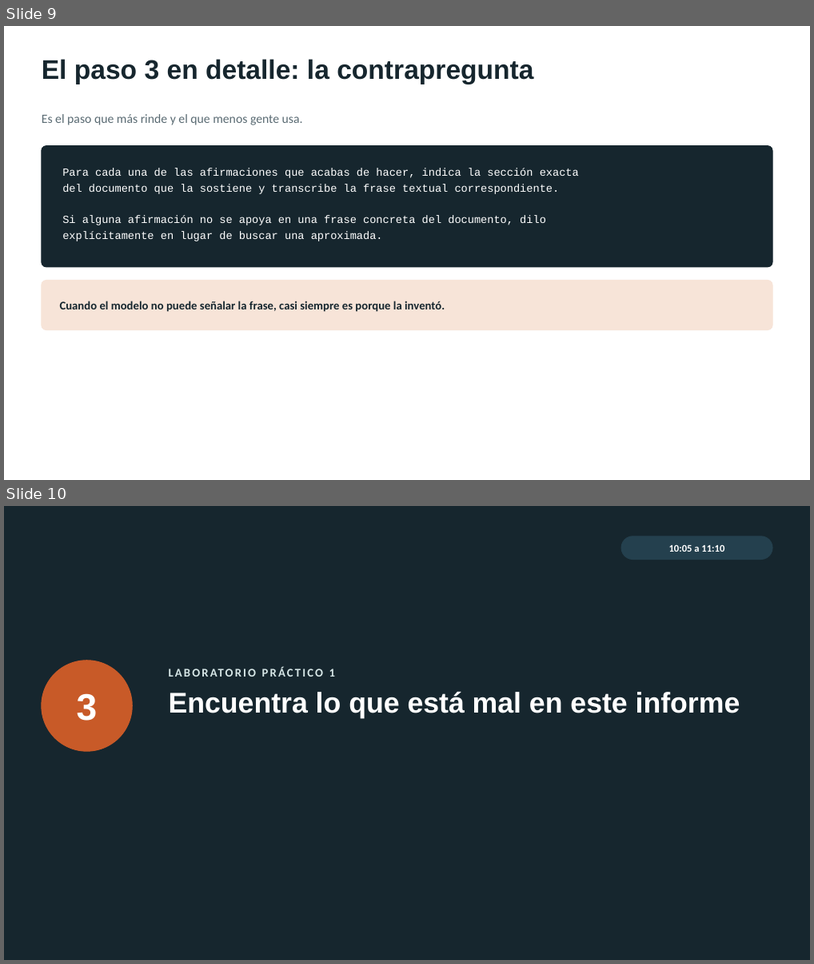
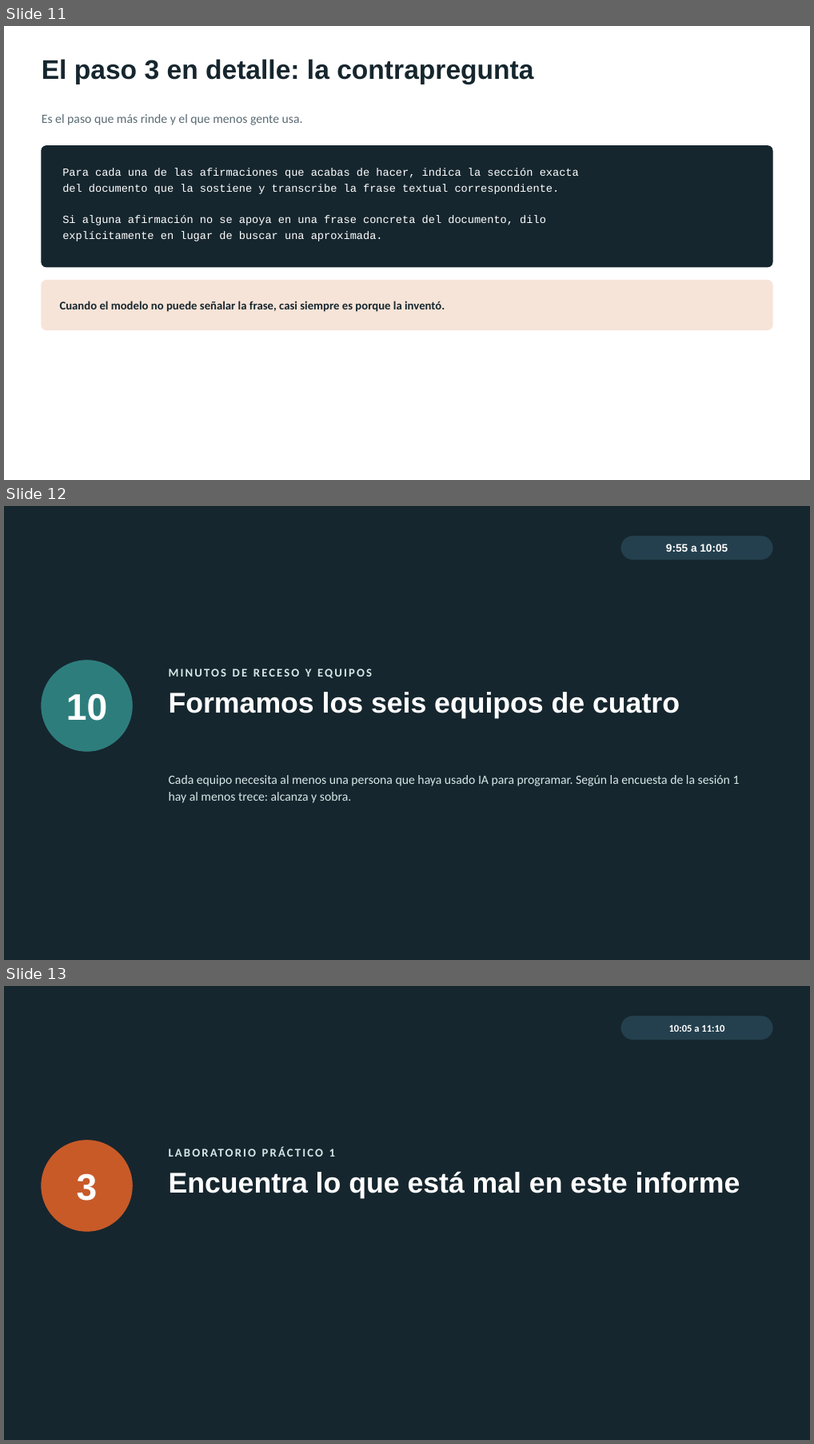
Before and after one commit to marvtrejo/curso-inegi-gen-ai, a slide deck: sesion-03/Sesion_03_Validacion_Critica.pptx. Shown one above the other, each under a label of ours: slides 9 and 10 before the commit, slides 11, 12 and 13 after it. The pictures are 814x964 and 814x1444 pixels, drawn with LibreOffice and Linux fonts; fonts in the diff are those of the drawing. Boxes give left, top, right and bottom in pixels: in the first picture for what was removed or moved away, otherwise in the second. Text is boxed around its words. In the diff, an @@ line names an element or a change of style, - is before the commit and + after.

```diff
--- a/sesion-03/Sesion_03_Validacion_Critica.pptx
+++ b/sesion-03/Sesion_03_Validacion_Critica.pptx
@@ slide 12 added at (4,506,810,960), background #16262E @@
@@ rounded rectangle added at (622,536,773,560), fill #24404E, outline #24404E 1 pt @@
@@ text added at (666,544,728,552), 13 pt, text #FFFFFF, bold @@
+9:55 a 10:05
@@ ellipse added at (42,660,132,751), fill #2E7D7D, outline #2E7D7D 1 pt @@
@@ text added at (169,668,372,678), 14 pt, text #D7E7E7, bold @@
+MINUTOS DE RECESO Y EQUIPOS
@@ text added at (66,693,107,720), 44 pt, text #FFFFFF, bold @@
+10
@@ text added at (169,692,680,718), 34 pt, text #FFFFFF, bold @@
+Formamos los seis equipos de cuatro
@@ text added at (169,775,740,803), 15 pt, text #D7E7E7 @@
+Cada equipo necesita al menos una persona que haya usado IA para programar. Según la encuesta de la sesión 1 hay al menos trece: alcanza y sobra.
@@ what was slide 9 is now slide 11 @@
@@ what was slide 10 is now slide 13 @@
```
Also in this commit, not shown: 6 slides changed, 2 other slides added, 2 other files.
